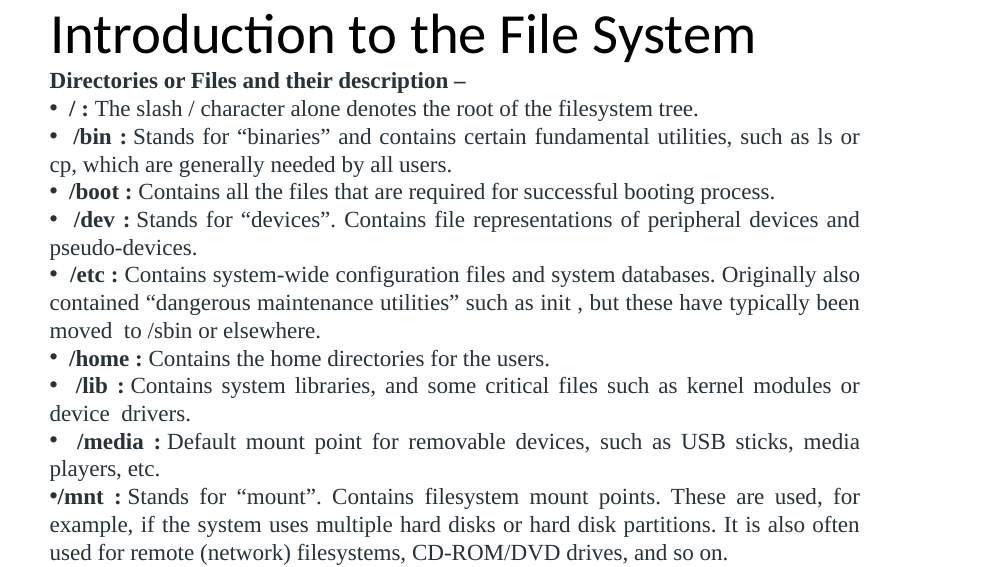
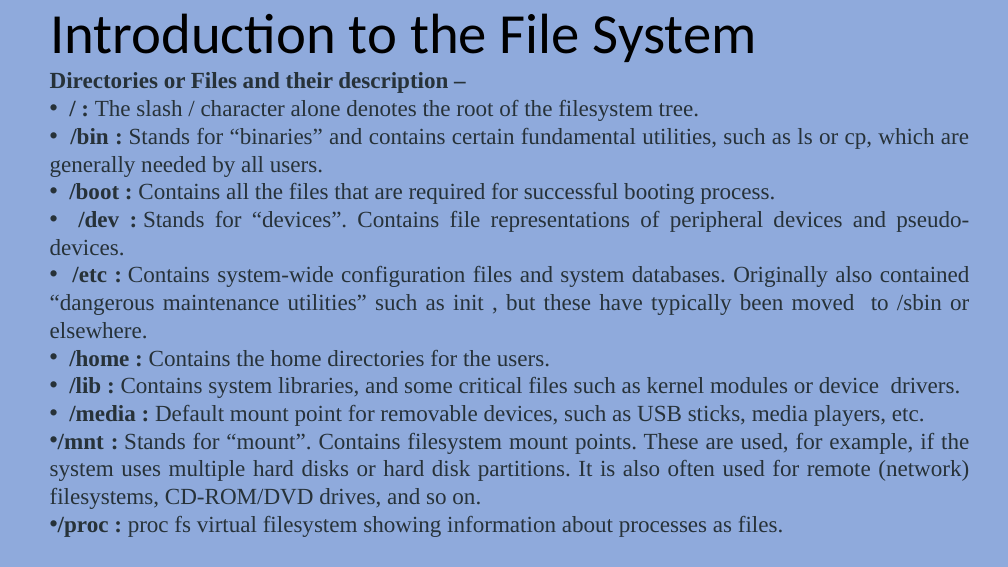
Before and after one commit to HighnessAtharva/Sem-VI, a slide deck: slide 5 of Linux and Unix/Unit 3.pptx. Drawn at 1008x567 pixels with LibreOffice and Linux fonts; fonts in the diff are those of the drawing. Boxes give left, top, right and bottom in pixels: in the first picture for what was removed or moved away, otherwise in the second. Text is boxed around its words. In the diff, an @@ line names an element or a change of style, - is before the commit and + after.

```diff
--- a/Linux and Unix/Unit 3.pptx
+++ b/Linux and Unix/Unit 3.pptx
@@ background #FFFFFF to #8FAADC @@
@@ text "Directories or Files and their ..." rewrapped from (x1=50, y1=72, x2=860, y2=565) to (x1=50, y1=72, x2=970, y2=537) @@
```
Also in this commit, not shown: 21 other slides changed, 28 other files.
